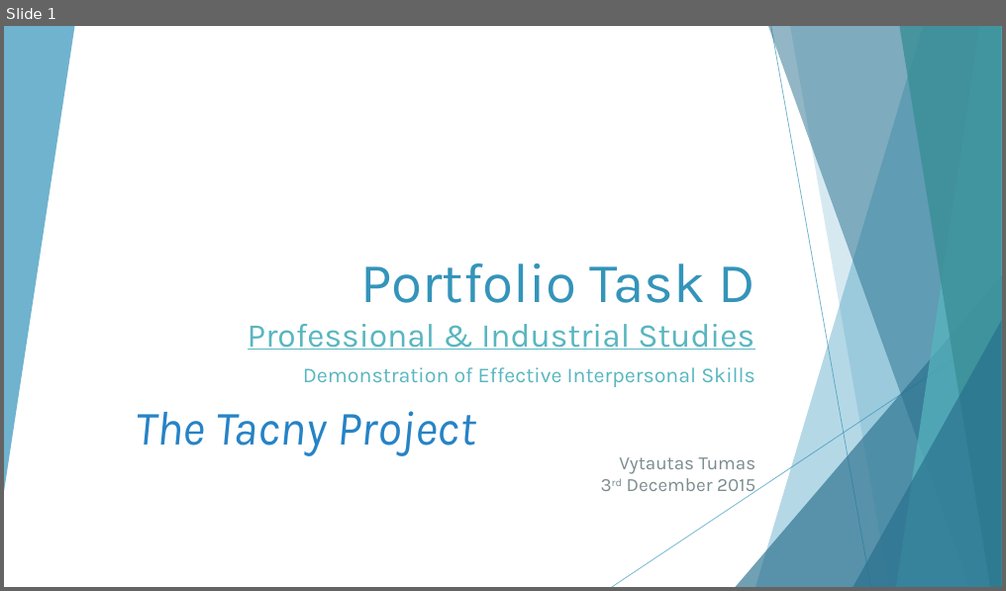
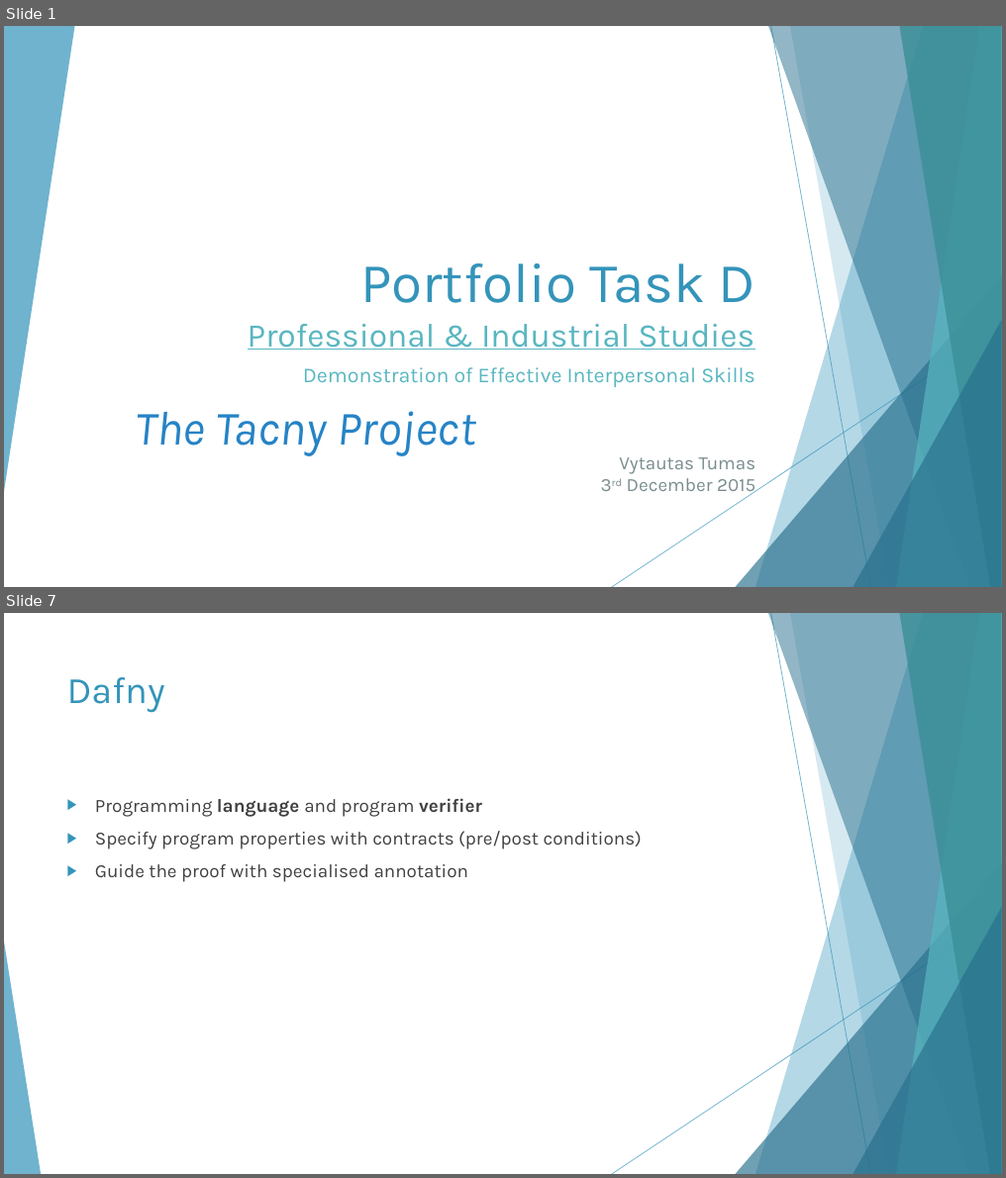
Before and after one commit to Tapanito/industrial, a slide deck: Portfolio Task D.pptx. Shown one above the other, each under a label of ours: slide 1 before the commit, slides 1 and 7 after it; the slides between them are not shown. The pictures are 1006x591 and 1006x1178 pixels, drawn with LibreOffice and Linux fonts; fonts in the diff are those of the drawing. Boxes give left, top, right and bottom in pixels: in the first picture for what was removed or moved away, otherwise in the second. Text is boxed around its words. In the diff, an @@ line names an element or a change of style, - is before the commit and + after.

```diff
--- a/Portfolio Task D.pptx
+++ b/Portfolio Task D.pptx
@@ slide 7 added at [4, 613, 1002, 1174], background #FFFFFF; not listed: 9 template elements that a slide beside it also shows @@
@@ title added at [67, 677, 165, 713], 36 pt, text #3494BA @@
+Dafny
@@ text added at [95, 798, 642, 882], 18 pt, text #404040 @@
+▶ Programming language and program verifier
+▶ Specify program properties with contracts (pre/post conditions)
+▶ Guide the proof with specialised annotation
@@ triangle added at [4, 942, 41, 1174], fill #3494BA at 70% opacity @@
```
Also in this commit, not shown: 2 slides changed, 11 other slides added, 1 slide removed, 2 other files.
